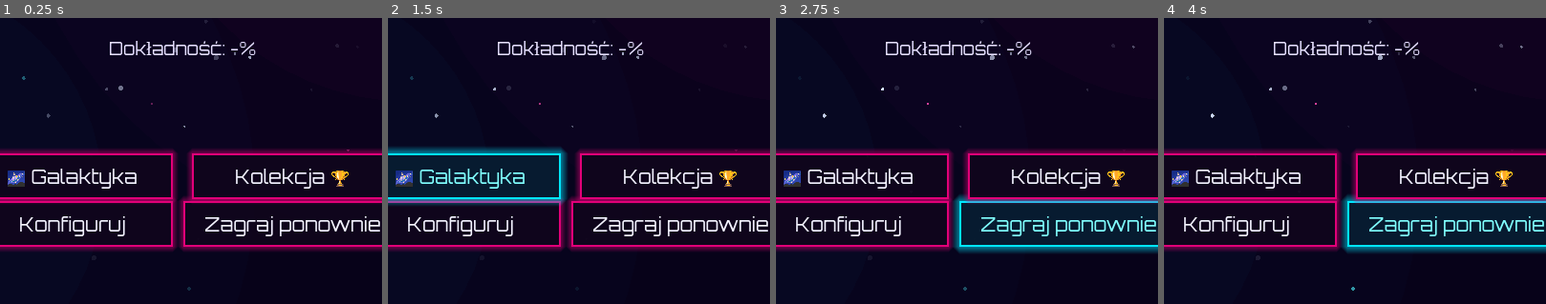
Above: before the commit, frames 1-4 (left to right).
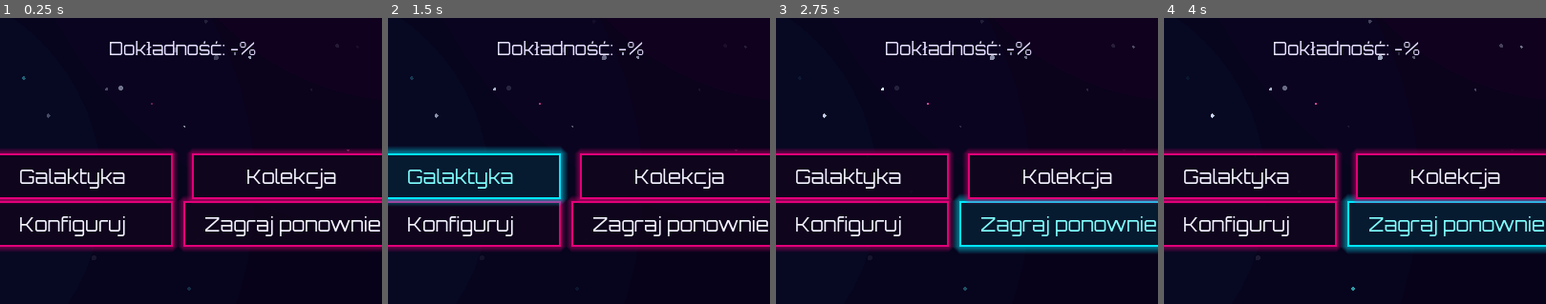
Above: after the commit, the same moments.

Repository: kijankaa/mathhero
Game: Godot game, scene res://scenes/ui/summary.tscn
Two runs of this game, one before a commit and one after it. Both use one fixed random seed, a clock stepped at 60 frames per second and the inputs below. This scene is started directly instead of the project's main scene.
Inputs:
- Up to frame 1 (0.25 s): no input
- Up to frame 2 (1.5 s): click "Kolekcja 🏆" (after the commit: "Kolekcja") at 0.5 s; click "🌌 Galaktyka" (after the commit: "Galaktyka") at 1.25 s
- Up to frame 3 (2.75 s): click "Zagraj ponownie" at 2 s
- Up to frame 4 (4 s): click "Konfiguruj" at 2.75 s; click "Zagraj ponownie" at 3.5 s
The pictures show only the part of the screen within x 26-76%, y 50-100%; the shares and areas given below are measured in that part.

The runs differ from the first frame. In frame 1, 2.0% of the frame differs, in the area x 2-92%, y 52-60%; in frame 2, 2.0%; in frame 3, 2.0%; in frame 4, 2.0%.
Error in both runs: Invalid access to property or key 'last_session_result' on a base object of type 'Nil'. (res://scripts/ui/summary.gd:46)

Commit message:
fix: zastąp wszystkie emoji tekstem — naprawa renderowania w HTML5
Godot HTML5 nie ma dostępu do systemowych fontów emoji — zastąpiono
wszystkie emoji (⚡🌌🏆📊⚙️⭐🚀🔒✅ itp.) czystym tekstem lub
znakami Unicode z podstawowych bloków (★ ● ◆ ○ ◉ ✦ ◎ ■).

Co zmieniono:
- main_menu.tscn: przyciski bez emoji
- galaxy.tscn, stats.tscn, summary.tscn: etykiety bez emoji
- rewards.tscn: ⭐ → ★
- galaxy_system.gd: ikony planet → symbole Unicode (○●◆★◉✦◎■)
- galaxy.gd, rewards.gd, summary.gd, onboarding.gd: wszystkie emoji
- reward_popup.gd, profile_select.gd, session_config.gd: fallbacki
- reward_system.gd: ikony sklepowe i odznak → kody tekstowe
- constants.gd: AVATARS emoji → litery A–H

Co-Authored-By: Claude Sonnet 4.6 <noreply@anthropic.com>

Diff:
--- a/MathHero/autoloads/constants.gd
+++ b/MathHero/autoloads/constants.gd
@@ -63,7 +63,7 @@
 }
 
 # Avatary profilu
-const AVATARS: Array[String] = ["🚀", "🌟", "👾", "🤖", "🦊", "🐉", "🎯", "⚡"]
+const AVATARS: Array[String] = ["A", "B", "C", "D", "E", "F", "G", "H"]
 
 # Walidacja konfiguracji sesji
 const CONFIG_MIN_VALUE_MIN: int = 1
--- a/MathHero/scenes/ui/galaxy.tscn
+++ b/MathHero/scenes/ui/galaxy.tscn
@@ -37,7 +37,7 @@
 offset_bottom = 50.0
 grow_horizontal = 2
 horizontal_alignment = 1
-text = "🌌 Galaktyka Misji"
+text = "Galaktyka Misji"
 theme_override_font_sizes/font_size = 28
 
 [node name="DailyPanel" type="PanelContainer" parent="."]
@@ -60,7 +60,7 @@
 [node name="DailyTitleLabel" type="Label" parent="DailyPanel/VBox"]
 layout_mode = 2
 horizontal_alignment = 1
-text = "☀️ Wyzwanie Dnia"
+text = "Wyzwanie Dnia"
 theme_override_font_sizes/font_size = 22
 
 [node name="DailyDescLabel" type="Label" parent="DailyPanel/VBox"]
--- a/MathHero/scenes/ui/main_menu.tscn
+++ b/MathHero/scenes/ui/main_menu.tscn
@@ -91,7 +91,7 @@
 offset_bottom = -150.0
 grow_horizontal = 2
 grow_vertical = 2
-text = "⚡  GRAJ"
+text = "GRAJ"
 theme_override_font_sizes/font_size = 28
 theme_override_colors/font_color = Color(1.0, 0.85, 0.0, 1.0)
 
@@ -108,7 +108,7 @@
 offset_bottom = -60.0
 grow_horizontal = 2
 grow_vertical = 2
-text = "🌌  GALAKTYKA"
+text = "GALAKTYKA"
 theme_override_font_sizes/font_size = 20
 
 [node name="RewardsButton" type="Button" parent="."]
@@ -124,7 +124,7 @@
 offset_bottom = 30.0
 grow_horizontal = 2
 grow_vertical = 2
-text = "🏆  KOLEKCJA"
+text = "KOLEKCJA"
 theme_override_font_sizes/font_size = 20
 
 [node name="StatsButton" type="Button" parent="."]
@@ -140,7 +140,7 @@
 offset_bottom = 120.0
 grow_horizontal = 2
 grow_vertical = 2
-text = "📊  STATYSTYKI"
+text = "STATYSTYKI"
 theme_override_font_sizes/font_size = 20
 
 [node name="ConfigButton" type="Button" parent="."]
@@ -156,5 +156,5 @@
 offset_bottom = 210.0
 grow_horizontal = 2
 grow_vertical = 2
-text = "⚙️  KONFIGURUJ"
+text = "KONFIGURUJ"
 theme_override_font_sizes/font_size = 20
--- a/MathHero/scenes/ui/rewards.tscn
+++ b/MathHero/scenes/ui/rewards.tscn
@@ -51,7 +51,7 @@
 [node name="StarsLabel" type="Label" parent="TabContainer/Bohater"]
 layout_mode = 2
 horizontal_alignment = 1
-text = "⭐ 0 gwiazdek"
+text = "★ 0 gwiazdek"
 theme_override_font_sizes/font_size = 20
 
 [node name="ProgressBar" type="ProgressBar" parent="TabContainer/Bohater"]
@@ -74,7 +74,7 @@
 
 [node name="CurrentStarsLabel" type="Label" parent="TabContainer/Sklep"]
 layout_mode = 2
-text = "Masz: ⭐ 0"
+text = "Masz: ★ 0"
 theme_override_font_sizes/font_size = 20
 
 [node name="ScrollContainer" type="ScrollContainer" parent="TabContainer/Sklep"]
--- a/MathHero/scenes/ui/stats.tscn
+++ b/MathHero/scenes/ui/stats.tscn
@@ -24,7 +24,7 @@
 offset_bottom = 50.0
 grow_horizontal = 2
 horizontal_alignment = 1
-text = "📊 Statystyki"
+text = "Statystyki"
 theme_override_font_sizes/font_size = 24
 
 [node name="BackButton" type="Button" parent="."]
--- a/MathHero/scenes/ui/summary.tscn
+++ b/MathHero/scenes/ui/summary.tscn
@@ -125,7 +125,7 @@
 offset_bottom = -110.0
 grow_horizontal = 2
 grow_vertical = 0
-text = "Kolekcja 🏆"
+text = "Kolekcja"
 
 [node name="GalaxyButton" type="Button" parent="."]
 layout_mode = 1
@@ -140,7 +140,7 @@
 offset_bottom = -110.0
 grow_horizontal = 2
 grow_vertical = 0
-text = "🌌 Galaktyka"
+text = "Galaktyka"
 
 [node name="MissionResultLabel" type="Label" parent="."]
 layout_mode = 1
@@ -180,7 +180,7 @@
 offset_bottom = -160.0
 grow_horizontal = 2
 grow_vertical = 0
-text = "🎯 Spróbuj misji!"
+text = "Spróbuj misji!"
 theme_override_font_sizes/font_size = 16
 visible = false
 
@@ -197,7 +197,7 @@
 offset_bottom = -210.0
 grow_horizontal = 2
 grow_vertical = 0
-text = "🏆 Pobij Rekord"
+text = "Pobij Rekord"
 theme_override_font_sizes/font_size = 16
 visible = false
 
--- a/MathHero/scripts/components/reward_popup.gd
+++ b/MathHero/scripts/components/reward_popup.gd
@@ -25,7 +25,7 @@
 			suffix = "gwiazdki!"
 		else:
 			suffix = "gwiazdek!"
-		_stars_label.text = "⭐ +%d %s" % [stars, suffix]
+		_stars_label.text = "★ +%d %s" % [stars, suffix]
 	else:
 		_stars_label.text = ""
 
@@ -34,7 +34,7 @@
 		var lines: Array[String] = []
 		for badge_id: String in new_badges:
 			var def: Dictionary = RewardSystem.BADGE_DEFINITIONS.get(badge_id, {})
-			lines.append(def.get("emoji", "🏅") + " " + def.get("name", badge_id))
+			lines.append(def.get("emoji", "★") + " " + def.get("name", badge_id))
 		_badges_label.text = "Nowa odznaka!\n" + "\n".join(lines)
 	else:
 		_badges_label.text = ""
--- a/MathHero/scripts/galaxy_system.gd
+++ b/MathHero/scripts/galaxy_system.gd
@@ -7,51 +7,51 @@
 
 const MISSIONS: Array[Dictionary] = [
 	{
-		"id": "prolog", "name": "Prolog", "emoji": "🌑",
+		"id": "prolog", "name": "Prolog", "emoji": "○",
 		"desc": "Pierwsze kroki", "op": "addition",
 		"min": 1, "max": 10, "count": 5, "req_acc": 0.7, "reward": 5,
 		"unlock_requires": ""
 	},
 	{
-		"id": "luna", "name": "Luna", "emoji": "🌕",
+		"id": "luna", "name": "Luna", "emoji": "●",
 		"desc": "Dodawanie do 50", "op": "addition",
 		"min": 1, "max": 50, "count": 10, "req_acc": 0.75, "reward": 8,
 		"unlock_requires": "prolog"
 	},
 	{
-		"id": "mars", "name": "Mars", "emoji": "🔴",
+		"id": "mars", "name": "Mars", "emoji": "◆",
 		"desc": "Odejmowanie", "op": "subtraction",
 		"min": 1, "max": 30, "count": 10, "req_acc": 0.75, "reward": 8,
 		"unlock_requires": "luna"
 	},
 	{
-		"id": "wenus", "name": "Wenus", "emoji": "⭐",
+		"id": "wenus", "name": "Wenus", "emoji": "★",
 		"desc": "Tabliczka mnożenia", "op": "multiplication",
 		"min": 1, "max": 10, "count": 10, "req_acc": 0.7, "reward": 10,
 		"unlock_requires": "mars"
 	},
 	{
-		"id": "jowisz", "name": "Jowisz", "emoji": "🟠",
+		"id": "jowisz", "name": "Jowisz", "emoji": "◉",
 		"desc": "Dzielenie", "op": "division",
 		"min": 1, "max": 10, "count": 10, "req_acc": 0.7, "reward": 10,
 		"unlock_requires": "wenus"
 	},
 	{
-		"id": "saturn", "name": "Saturn", "emoji": "💫",
+		"id": "saturn", "name": "Saturn", "emoji": "✦",
 		"desc": "Dodawanie i odejmowanie", "op": "mixed",
 		"mixed": ["addition", "subtraction"],
 		"min": 1, "max": 50, "count": 15, "req_acc": 0.8, "reward": 15,
 		"unlock_requires": "jowisz"
 	},
 	{
-		"id": "neptun", "name": "Neptun", "emoji": "🌀",
+		"id": "neptun", "name": "Neptun", "emoji": "◎",
 		"desc": "Mnożenie i dzielenie", "op": "mixed",
 		"mixed": ["multiplication", "division"],
 		"min": 1, "max": 12, "count": 15, "req_acc": 0.8, "reward": 15,
 		"unlock_requires": "saturn"
 	},
 	{
-		"id": "kosmos", "name": "Kosmos", "emoji": "🌌",
+		"id": "kosmos", "name": "Kosmos", "emoji": "■",
 		"desc": "Wszystkie działania", "op": "mixed",
 		"mixed": ["addition", "subtraction", "multiplication", "division"],
 		"min": 1, "max": 20, "count": 20, "req_acc": 0.85, "reward": 25,
--- a/MathHero/scripts/reward_system.gd
+++ b/MathHero/scripts/reward_system.gd
@@ -15,18 +15,18 @@
 # cost: gwiazdki, level_req: minimalny poziom bohatera
 
 const SHOP_ITEMS: Dictionary = {
-	"helmet_1":  {"name": "Hełm Bazowy",        "slot": "helmet",   "cost": 0,  "emoji": "⛑️", "level_req": 0},
-	"helmet_2":  {"name": "Hełm Kosmiczny",     "slot": "helmet",   "cost": 10, "emoji": "🪖", "level_req": 1},
-	"helmet_3":  {"name": "Hełm Złoty",         "slot": "helmet",   "cost": 30, "emoji": "👑", "level_req": 3},
-	"suit_1":    {"name": "Skafander Biały",    "slot": "suit",     "cost": 0,  "emoji": "🥼", "level_req": 0},
-	"suit_2":    {"name": "Skafander Niebieski","slot": "suit",     "cost": 15, "emoji": "🔵", "level_req": 1},
-	"suit_3":    {"name": "Skafander Złoty",    "slot": "suit",     "cost": 40, "emoji": "✨", "level_req": 3},
-	"backpack_1":{"name": "Plecak Standardowy", "slot": "backpack", "cost": 0,  "emoji": "🎒", "level_req": 0},
-	"backpack_2":{"name": "Plecak Rakietowy",   "slot": "backpack", "cost": 20, "emoji": "🚀", "level_req": 2},
-	"boots_1":   {"name": "Buty Bazowe",        "slot": "boots",    "cost": 0,  "emoji": "👟", "level_req": 0},
-	"boots_2":   {"name": "Buty Kosmiczne",     "slot": "boots",    "cost": 15, "emoji": "🥾", "level_req": 1},
-	"gloves_1":  {"name": "Rękawice Bazowe",    "slot": "gloves",   "cost": 0,  "emoji": "🧤", "level_req": 0},
-	"gloves_2":  {"name": "Rękawice Złote",     "slot": "gloves",   "cost": 25, "emoji": "🌟", "level_req": 2},
+	"helmet_1":  {"name": "Hełm Bazowy",        "slot": "helmet",   "cost": 0,  "emoji": "[H]", "level_req": 0},
+	"helmet_2":  {"name": "Hełm Kosmiczny",     "slot": "helmet",   "cost": 10, "emoji": "[H+]","level_req": 1},
+	"helmet_3":  {"name": "Hełm Złoty",         "slot": "helmet",   "cost": 30, "emoji": "[H★]","level_req": 3},
+	"suit_1":    {"name": "Skafander Biały",    "slot": "suit",     "cost": 0,  "emoji": "[S]", "level_req": 0},
+	"suit_2":    {"name": "Skafander Niebieski","slot": "suit",     "cost": 15, "emoji": "[S+]","level_req": 1},
+	"suit_3":    {"name": "Skafander Złoty",    "slot": "suit",     "cost": 40, "emoji": "[S★]","level_req": 3},
+	"backpack_1":{"name": "Plecak Standardowy", "slot": "backpack", "cost": 0,  "emoji": "[P]", "level_req": 0},
+	"backpack_2":{"name": "Plecak Rakietowy",   "slot": "backpack", "cost": 20, "emoji": "[P+]","level_req": 2},
+	"boots_1":   {"name": "Buty Bazowe",        "slot": "boots",    "cost": 0,  "emoji": "[B]", "level_req": 0},
+	"boots_2":   {"name": "Buty Kosmiczne",     "slot": "boots",    "cost": 15, "emoji": "[B+]","level_req": 1},
+	"gloves_1":  {"name": "Rękawice Bazowe",    "slot": "gloves",   "cost": 0,  "emoji": "[R]", "level_req": 0},
+	"gloves_2":  {"name": "Rękawice Złote",     "slot": "gloves",   "cost": 25, "emoji": "[R★]","level_req": 2},
 }
 
 # Domyślny kostium (darmowe itemy — przydzielane przy tworzeniu profilu)
@@ -38,21 +38,21 @@
 # ─── Odznaki ──────────────────────────────────────────────────────────────────
 
 const BADGE_DEFINITIONS: Dictionary = {
-	"first_session":    {"name": "Pierwszy Krok",    "desc": "Ukończ pierwszą sesję",              "emoji": "🚀"},
-	"sessions_10":      {"name": "Regularny",         "desc": "Ukończ 10 sesji",                    "emoji": "📅"},
-	"sessions_50":      {"name": "Weteran",           "desc": "Ukończ 50 sesji",                    "emoji": "🏅"},
-	"sessions_100":     {"name": "Legenda",           "desc": "Ukończ 100 sesji",                   "emoji": "🏆"},
-	"streak_5":         {"name": "Seria 5",           "desc": "Seria 5 poprawnych w jednej sesji",  "emoji": "🔥"},
-	"streak_10":        {"name": "Seria 10",          "desc": "Seria 10 poprawnych w jednej sesji", "emoji": "⚡"},
-	"streak_20":        {"name": "Seria 20",          "desc": "Seria 20 poprawnych w jednej sesji", "emoji": "💥"},
-	"perfect_score":    {"name": "Perfekcja",         "desc": "100% dokładność w sesji",            "emoji": "💯"},
-	"correct_100":      {"name": "Sto Odpowiedzi",    "desc": "100 poprawnych odpowiedzi łącznie",  "emoji": "💪"},
-	"correct_1000":     {"name": "Tysiąc Odpowiedzi", "desc": "1000 poprawnych odpowiedzi łącznie", "emoji": "🌟"},
-	"level_kosmonauta": {"name": "Awans: Kosmonauta", "desc": "Osiągnij poziom Kosmonauty",         "emoji": "👨‍🚀"},
-	"level_mathhero":   {"name": "MathHero!",         "desc": "Osiągnij poziom MathHero",           "emoji": "🦸"},
-	"daily_challenge":  {"name": "Wyzwanie Dnia",     "desc": "Ukończ codzienne wyzwanie",          "emoji": "☀️"},
-	"mission_complete": {"name": "Misjonarz",          "desc": "Ukończ pierwszą misję galaktyki",    "emoji": "🚀"},
-	"mission_all":      {"name": "Zdobywca Galaktyki", "desc": "Ukończ wszystkie 8 misji",           "emoji": "🌌"},
+	"first_session":    {"name": "Pierwszy Krok",    "desc": "Ukończ pierwszą sesję",              "emoji": "1"},
+	"sessions_10":      {"name": "Regularny",         "desc": "Ukończ 10 sesji",                    "emoji": "10"},
+	"sessions_50":      {"name": "Weteran",           "desc": "Ukończ 50 sesji",                    "emoji": "50"},
+	"sessions_100":     {"name": "Legenda",           "desc": "Ukończ 100 sesji",                   "emoji": "100"},
+	"streak_5":         {"name": "Seria 5",           "desc": "Seria 5 poprawnych w jednej sesji",  "emoji": "x5"},
+	"streak_10":        {"name": "Seria 10",          "desc": "Seria 10 poprawnych w jednej sesji", "emoji": "x10"},
+	"streak_20":        {"name": "Seria 20",          "desc": "Seria 20 poprawnych w jednej sesji", "emoji": "x20"},
+	"perfect_score":    {"name": "Perfekcja",         "desc": "100% dokładność w sesji",            "emoji": "100%"},
+	"correct_100":      {"name": "Sto Odpowiedzi",    "desc": "100 poprawnych odpowiedzi łącznie",  "emoji": "100"},
+	"correct_1000":     {"name": "Tysiąc Odpowiedzi", "desc": "1000 poprawnych odpowiedzi łącznie", "emoji": "1k"},
+	"level_kosmonauta": {"name": "Awans: Kosmonauta", "desc": "Osiągnij poziom Kosmonauty",         "emoji": "LVL"},
+	"level_mathhero":   {"name": "MathHero!",         "desc": "Osiągnij poziom MathHero",           "emoji": "★★"},
+	"daily_challenge":  {"name": "Wyzwanie Dnia",     "desc": "Ukończ codzienne wyzwanie",          "emoji": "DAY"},
+	"mission_complete": {"name": "Misjonarz",          "desc": "Ukończ pierwszą misję galaktyki",    "emoji": "M1"},
+	"mission_all":      {"name": "Zdobywca Galaktyki", "desc": "Ukończ wszystkie 8 misji",           "emoji": "M8"},
 }
 
 # ─── Gwiazdki ─────────────────────────────────────────────────────────────────
--- a/MathHero/scripts/ui/galaxy.gd
+++ b/MathHero/scripts/ui/galaxy.gd
@@ -55,7 +55,7 @@
 	row.custom_minimum_size = Vector2(0, 60)
 
 	var emoji_lbl := Label.new()
-	emoji_lbl.text = mission.get("emoji", "🌑")
+	emoji_lbl.text = mission.get("emoji", "○")
 	emoji_lbl.custom_minimum_size = Vector2(60, 0)
 	emoji_lbl.add_theme_font_size_override("font_size", 32)
 
@@ -67,7 +67,7 @@
 	name_lbl.add_theme_font_size_override("font_size", 18)
 
 	var req_lbl := Label.new()
-	req_lbl.text = "%d pytań | %.0f%% wymagane | +%d⭐" % [
+	req_lbl.text = "%d pytań | %.0f%% wymagane | +%d★" % [
 		mission.get("count", 10),
 		mission.get("req_acc", 0.7) * 100.0,
 		mission.get("reward", 0)
@@ -81,13 +81,13 @@
 	action_btn.custom_minimum_size = Vector2(140, 50)
 
 	if completed:
-		action_btn.text = "✅ Ukończona"
+		action_btn.text = "Ukończona"
 		action_btn.disabled = true
 	elif unlocked:
-		action_btn.text = "🚀 Graj!"
+		action_btn.text = "Graj!"
 		action_btn.pressed.connect(_on_mission_start.bind(mission_id))
 	else:
-		action_btn.text = "🔒 Zablokowana"
+		action_btn.text = "Zablokowana"
 		action_btn.disabled = true
 
 	row.add_child(emoji_lbl)
--- a/MathHero/scripts/ui/onboarding.gd
+++ b/MathHero/scripts/ui/onboarding.gd
@@ -10,19 +10,19 @@
 
 const SLIDES: Array[Dictionary] = [
 	{
-		"title": "Witaj w MathHero! 🚀",
+		"title": "Witaj w MathHero!",
 		"text": "Ćwicz matematykę w kosmicznej przygodzie.\nZdobywaj gwiazdki i odblokuj planety!",
 	},
 	{
-		"title": "Jak grać? 🧮",
+		"title": "Jak grać?",
 		"text": "Zobaczysz zadanie matematyczne.\nWpisz odpowiedź klawiaturą lub wybierz spośród opcji.\nCzym szybciej — tym więcej punktów!",
 	},
 	{
-		"title": "Nagrody i postępy ⭐",
+		"title": "Nagrody i postępy",
 		"text": "Za każdą sesję zdobywasz gwiazdki.\nKupuj kostiumy dla astronauty\ni zdobywaj odznaki za osiągnięcia!",
 	},
 	{
-		"title": "Galaktyka Misji 🌌",
+		"title": "Galaktyka Misji",
 		"text": "Ukończaj misje planetarne w odpowiedniej kolejności.\nCodziennie czeka na Ciebie wyzwanie dnia!\nPowodzenia, MathHero!",
 	},
 ]
@@ -43,7 +43,7 @@
 	var slide: Dictionary = SLIDES[index]
 	_title_label.text = slide["title"]
 	_slide_label.text = slide["text"]
-	_next_button.text = "Dalej →" if index < SLIDES.size() - 1 else "Zaczynamy! 🚀"
+	_next_button.text = "Dalej →" if index < SLIDES.size() - 1 else "Zaczynamy!"
 	_update_dots()
 
 
--- a/MathHero/scripts/ui/profile_select.gd
+++ b/MathHero/scripts/ui/profile_select.gd
@@ -28,7 +28,7 @@
 
 func _add_profile_card(profile: PlayerProfile) -> void:
 	var btn := Button.new()
-	var avatar: String = Constants.AVATARS[profile.avatar_id] if profile.avatar_id < Constants.AVATARS.size() else "🚀"
+	var avatar: String = Constants.AVATARS[profile.avatar_id] if profile.avatar_id < Constants.AVATARS.size() else "?"
 	btn.text = avatar + "\n" + profile.name
 	btn.custom_minimum_size = Vector2(120, 120)
 	btn.pressed.connect(_on_profile_selected.bind(profile))
--- a/MathHero/scripts/ui/rewards.gd
+++ b/MathHero/scripts/ui/rewards.gd
@@ -48,7 +48,7 @@
 
 	var progress: Dictionary = RewardSystem.get_level_progress(profile.stars_total_earned)
 	_hero_level_label.text = "Poziom %d: %s" % [progress.level, progress.name]
-	_stars_label.text = "⭐ %d gwiazdek" % profile.stars
+	_stars_label.text = "★ %d gwiazdek" % profile.stars
 
 	if progress.is_max:
 		_progress_bar.value = 1.0
@@ -64,7 +64,7 @@
 		child.queue_free()
 
 	var profile: PlayerProfile = GameState.current_profile
-	_shop_stars_label.text = "Masz: ⭐ %d" % profile.stars
+	_shop_stars_label.text = "Masz: ★ %d" % profile.stars
 
 	var hero_level: int = RewardSystem.get_hero_level(profile.stars_total_earned)
 
@@ -102,19 +102,19 @@
 	action_btn.custom_minimum_size = Vector2(160, 44)
 
 	if equipped:
-		action_btn.text = "✅ Ubrane"
+		action_btn.text = "Ubrane"
 		action_btn.disabled = true
 	elif owned:
 		action_btn.text = "Ubierz"
 		action_btn.pressed.connect(_on_equip_pressed.bind(item_id, slot))
 	elif not level_ok:
-		action_btn.text = "Poziom %d ❌" % level_req
+		action_btn.text = "Poziom %d wymagany" % level_req
 		action_btn.disabled = true
 	elif can_afford:
-		action_btn.text = "Kup ⭐%d" % cost
+		action_btn.text = "Kup ★%d" % cost
 		action_btn.pressed.connect(_on_buy_pressed.bind(item_id, cost))
 	else:
-		action_btn.text = "Za mało ⭐"
+		action_btn.text = "Za mało ★"
 		action_btn.disabled = true
 
 	row.add_child(emoji_lbl)
@@ -170,7 +170,7 @@
 		panel.custom_minimum_size = Vector2(140, 100)
 
 		var emoji_lbl := Label.new()
-		emoji_lbl.text = def.get("emoji", "🏅")
+		emoji_lbl.text = def.get("emoji", "★")
 		emoji_lbl.horizontal_alignment = HORIZONTAL_ALIGNMENT_CENTER
 		emoji_lbl.add_theme_font_size_override("font_size", 32)
 
--- a/MathHero/scripts/ui/session_config.gd
+++ b/MathHero/scripts/ui/session_config.gd
@@ -88,7 +88,7 @@
 		return
 
 	var p := GameState.current_profile
-	var avatar: String = Constants.AVATARS[p.avatar_id] if p.avatar_id < Constants.AVATARS.size() else "🚀"
+	var avatar: String = Constants.AVATARS[p.avatar_id] if p.avatar_id < Constants.AVATARS.size() else "?"
 	_profile_label.text = avatar + "  " + p.name
 
 	var config: SessionConfig
--- a/MathHero/scripts/ui/summary.gd
+++ b/MathHero/scripts/ui/summary.gd
@@ -128,7 +128,7 @@
 			profile.stars += daily_reward
 			profile.stars_total_earned += daily_reward
 			EventBus.stars_earned.emit(daily_reward, profile.stars)
-			_mission_result_label.text = "☀️ Wyzwanie dnia ukończone! +%d⭐ (Seria: %d)" % [daily_reward, profile.daily_challenge_streak]
+			_mission_result_label.text = "Wyzwanie dnia ukończone! +%d★ (Seria: %d)" % [daily_reward, profile.daily_challenge_streak]
 			_mission_result_label.visible = true
 			# Sprawdź odznakę za wyzwanie
 			var daily_badges: Array[String] = RewardSystem.check_new_badges(profile, _result)
@@ -150,7 +150,7 @@
 		profile.stars_total_earned += reward
 		EventBus.mission_completed.emit(mission_id)
 		EventBus.stars_earned.emit(reward, profile.stars)
-		_mission_result_label.text = "✅ Misja ukończona! +%d⭐" % reward
+		_mission_result_label.text = "Misja ukończona! +%d★" % reward
 		_mission_result_label.visible = true
 		# Sprawdź nowe odznaki za misję
 		var new_mission_badges: Array[String] = RewardSystem.check_new_badges(profile, _result)
@@ -158,7 +158,7 @@
 			if not badge_id in profile.unlocked_badges:
 				profile.unlocked_badges.append(badge_id)
 	elif _result.get_accuracy() < req_acc:
-		_mission_result_label.text = "❌ Misja nieudana (%.0f%% / %.0f%% wymagane)" % [_result.get_accuracy() * 100.0, req_acc * 100.0]
+		_mission_result_label.text = "Misja nieudana (%.0f%% / %.0f%% wymagane)" % [_result.get_accuracy() * 100.0, req_acc * 100.0]
 		_mission_result_label.visible = true
 
 
@@ -171,7 +171,7 @@
 	_accuracy_label.text = "Dokładność: %d%%" % _result.get_accuracy_percent()
 
 	# Gwiazdki
-	var stars_text: String = "⭐".repeat(_stars_earned) if _stars_earned > 0 else "—"
+	var stars_text: String = "★".repeat(_stars_earned) if _stars_earned > 0 else "—"
 	_stars_earned_label.text = "Gwiazdki: %s" % stars_text
 
 	# Nowe odznaki
@@ -179,13 +179,13 @@
 		var badge_names: Array[String] = []
 		for badge_id: String in _new_badges:
 			var def: Dictionary = RewardSystem.BADGE_DEFINITIONS.get(badge_id, {})
-			badge_names.append(def.get("emoji", "🏅") + " " + def.get("name", badge_id))
+			badge_names.append(def.get("emoji", "★") + " " + def.get("name", badge_id))
 		_new_badges_label.text = "Nowe odznaki:\n" + "\n".join(badge_names)
 		_new_badges_label.visible = true
 
 	# Przycisk Pobij Rekord
 	if GameState.has_active_profile() and GameState.current_profile.best_session_score > 0:
-		_beat_record_button.text = "🏆 Pobij Rekord: %d" % GameState.current_profile.best_session_score
+		_beat_record_button.text = "Pobij Rekord: %d" % GameState.current_profile.best_session_score
 		_beat_record_button.visible = true
 
 	# Misja bonusowa (tylko jeśli nie byliśmy w misji)
Not shown, added: MathHero/assets/fonts/Orbitron.ttf.import
Binary file added: MathHero/assets/images/Firefly_cartoon astronaut in colorful spacesuit, _ full body, transparent background, flat 564197.jpg
Not shown, added: MathHero/assets/images/Firefly_cartoon astronaut in colorful spacesuit, _ full body, transparent background, flat 564197.jpg.import
Not shown, added: MathHero/assets/images/astronaut_new.jpg.import
Not shown, added: _bmad-output/implementation-artifacts/tech-spec-epic-7-statystyki-archived.md
Not shown, added: _bmad-output/implementation-artifacts/tech-spec-wip.md
Not shown, changed: docs/index.pck
